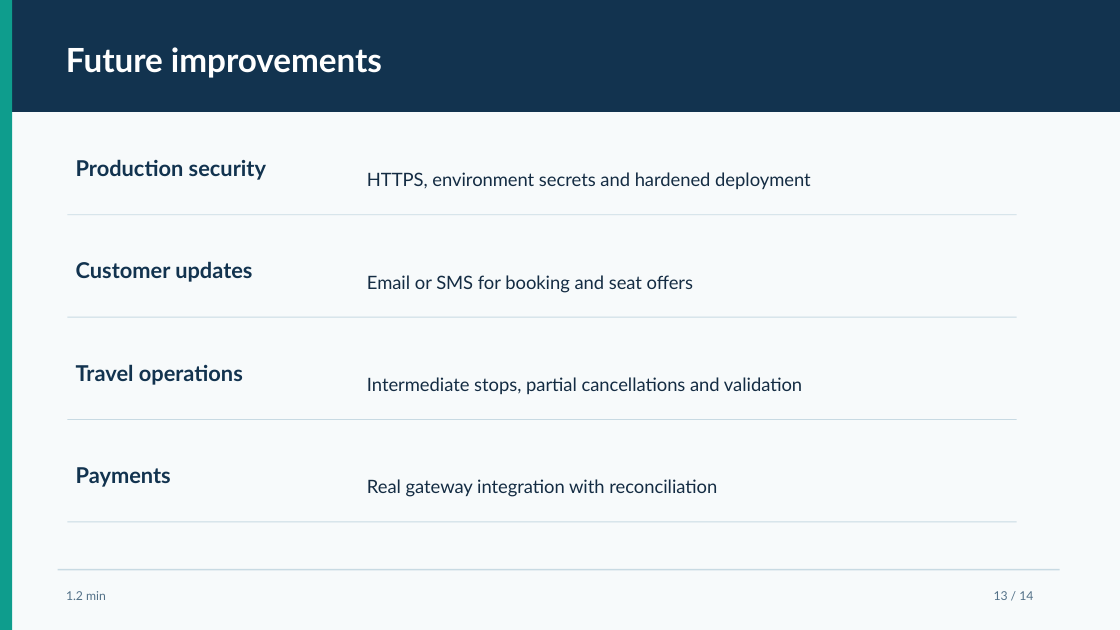
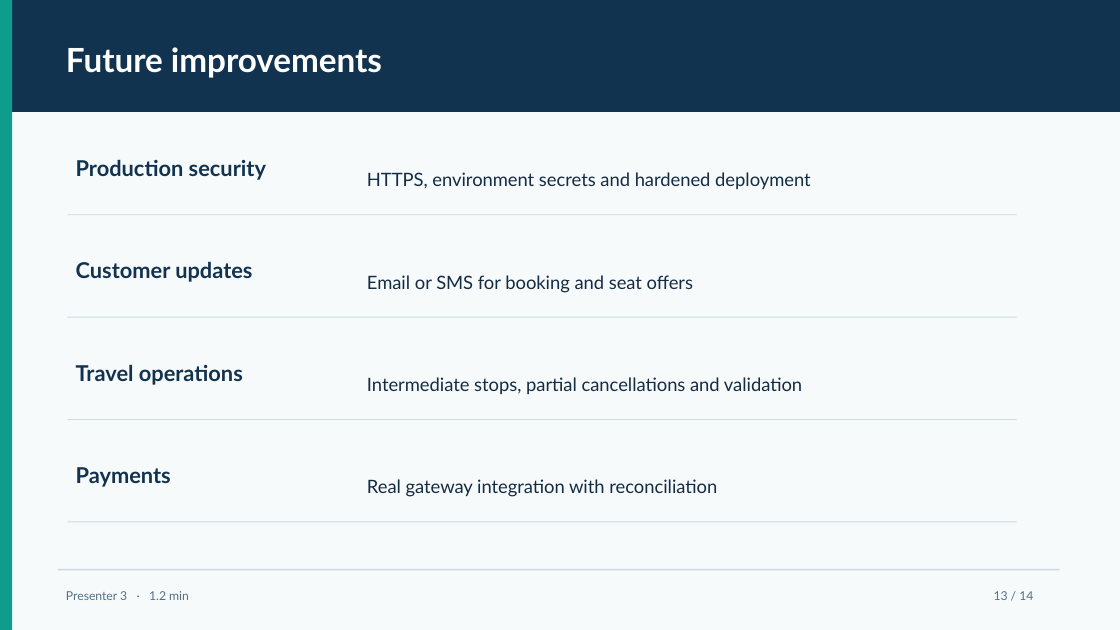
Before and after one commit to karthik-goud227/bus-ticket-booking-system, a slide deck: slide 13 of docs/BusBook_DBMS_Presentation.pptx. Drawn at 1120x630 pixels with LibreOffice and Linux fonts; fonts in the diff are those of the drawing. Boxes give left, top, right and bottom in pixels: in the first picture for what was removed or moved away, otherwise in the second. Text is boxed around its words. In the diff, an @@ line names an element or a change of style, - is before the commit and + after.

```diff
--- a/docs/BusBook_DBMS_Presentation.pptx
+++ b/docs/BusBook_DBMS_Presentation.pptx
@@ text at box(66, 591, 189, 600): text changed @@
-1.2 min
+Presenter 3 · 1.2 min
```
Also in this commit, not shown: 10 other slides changed, 1 slide added, 1 slide removed.
